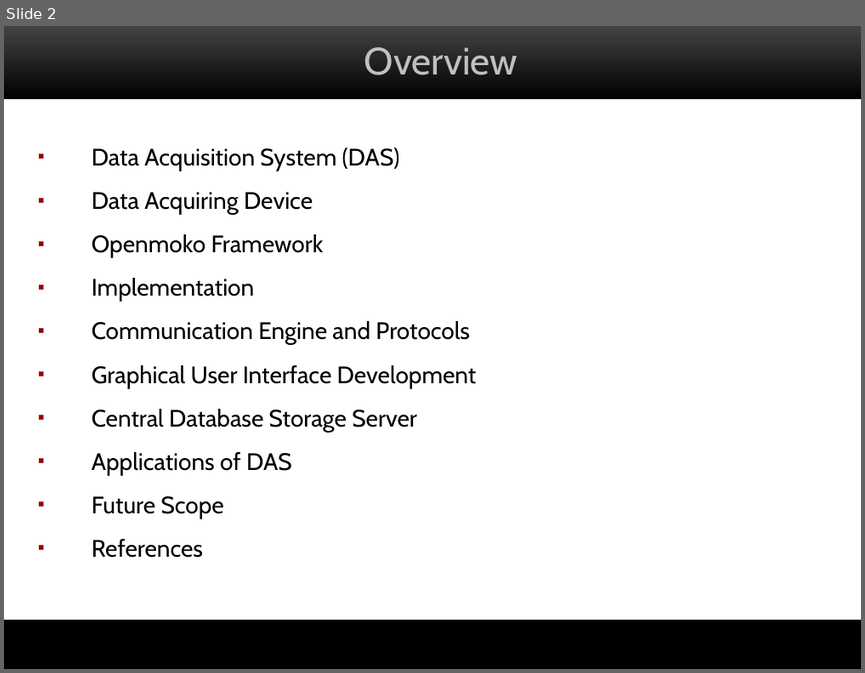
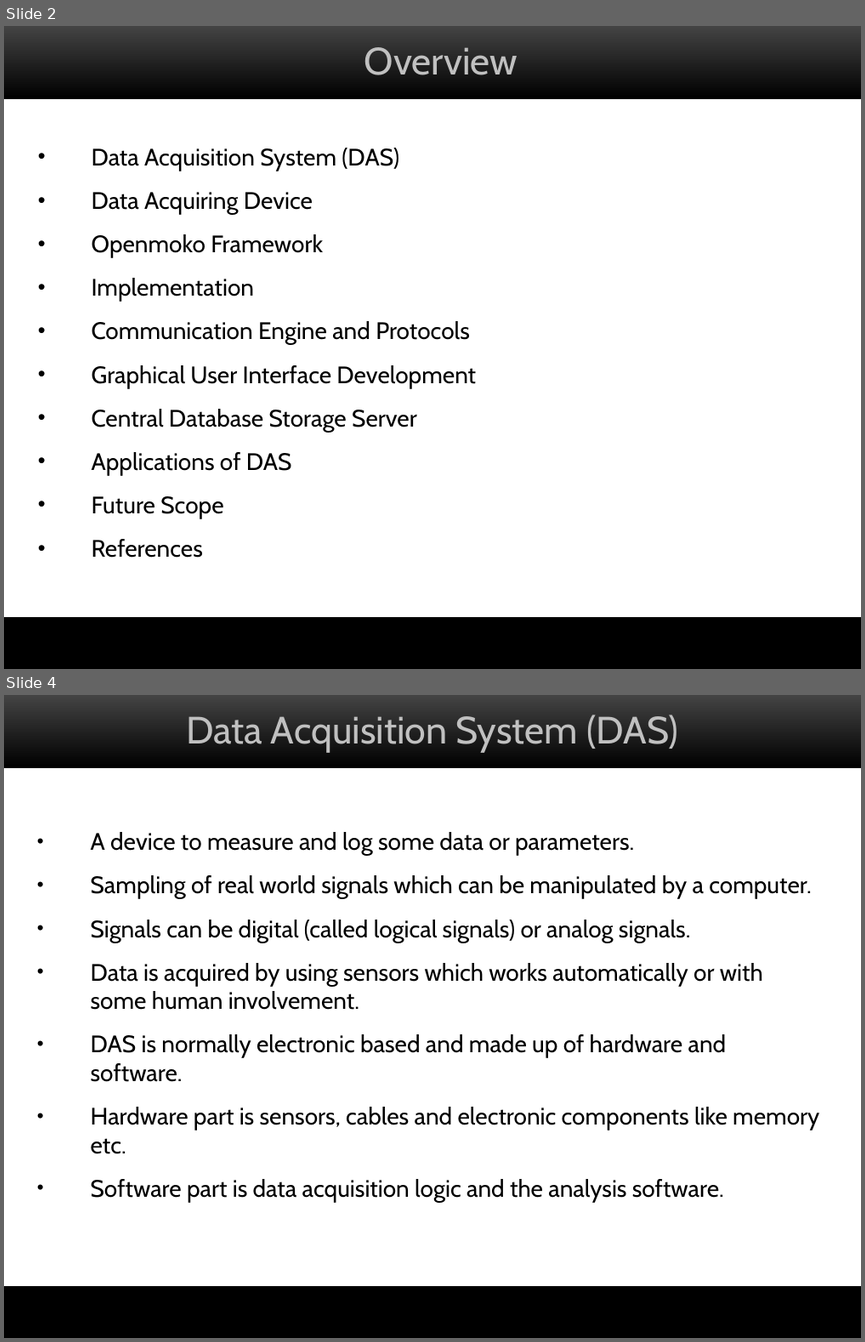
Before and after one commit to saurabh1403/attendance-on-openmoko, a slide deck: docs/mid-term-seminar.ppt. Shown one above the other, each under a label of ours: slide 2 before the commit, slides 2 and 4 after it; the slides between them are not shown. The pictures are 865x673 and 865x1342 pixels, drawn with LibreOffice and Linux fonts; fonts in the diff are those of the drawing; background and template pictures are left out. Boxes give left, top, right and bottom in pixels: in the first picture for what was removed or moved away, otherwise in the second. Text is boxed around its words. In the diff, an @@ line names an element or a change of style, - is before the commit and + after.

```diff
--- a/docs/mid-term-seminar.ppt
+++ b/docs/mid-term-seminar.ppt
@@ slide 4 added at <box>4,695,861,1338</box>, background #000000; not listed: 2 template elements that a slide beside it also shows @@
@@ title added at <box>186,715,678,752</box>, 32 pt, text #C0C0C0 @@
+Data Acquisition System (DAS)
@@ text added at <box>91,832,819,1202</box>, 20 pt, text #000000 @@
+• A device to measure and log some data or parameters.
+• Sampling of real world signals which can be manipulated by a computer.
+• Signals can be digital (called logical signals) or analog signals.
+• Data is acquired by using sensors which works automatically or with some human involvement.
+• DAS is normally electronic based and made up of hardware and software.
+• Hardware part is sensors, cables and electronic components like memory etc.
+• Software part is data acquisition logic and the analysis software.
@@ rectangle added at <box>4,1287,861,1338</box>, fill #000000, outline #000000 0.74 pt @@
@@ slide 2 changed as well @@
@@ text "Data Acquisition System (DAS)" at <box>92,148,476,557</box>: bullet ▪ to •; bullet colour #990000 to #000000 @@
@@ rectangle: place and size @@
-rectangle at <box>18,629,861,669</box>
+rectangle at <box>4,618,861,669</box>
```
Also in this commit, not shown: 3 other slides changed, 19 other slides added, 24 slides removed, 2 other files.
